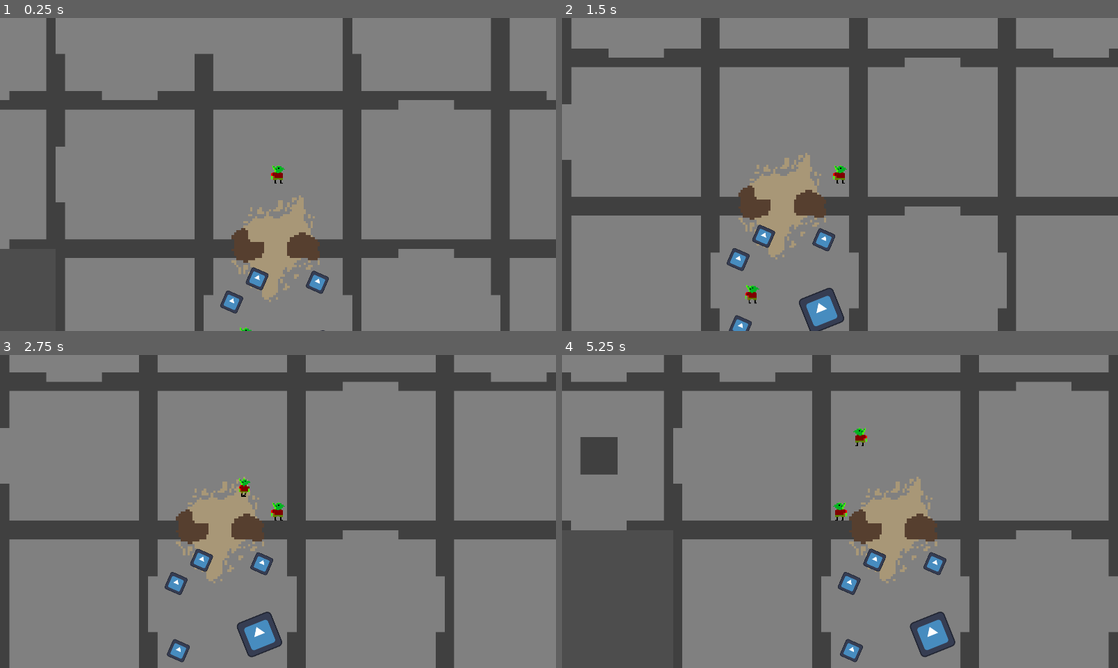
Above: before the commit, frames 1-4 (two rows, left to right).
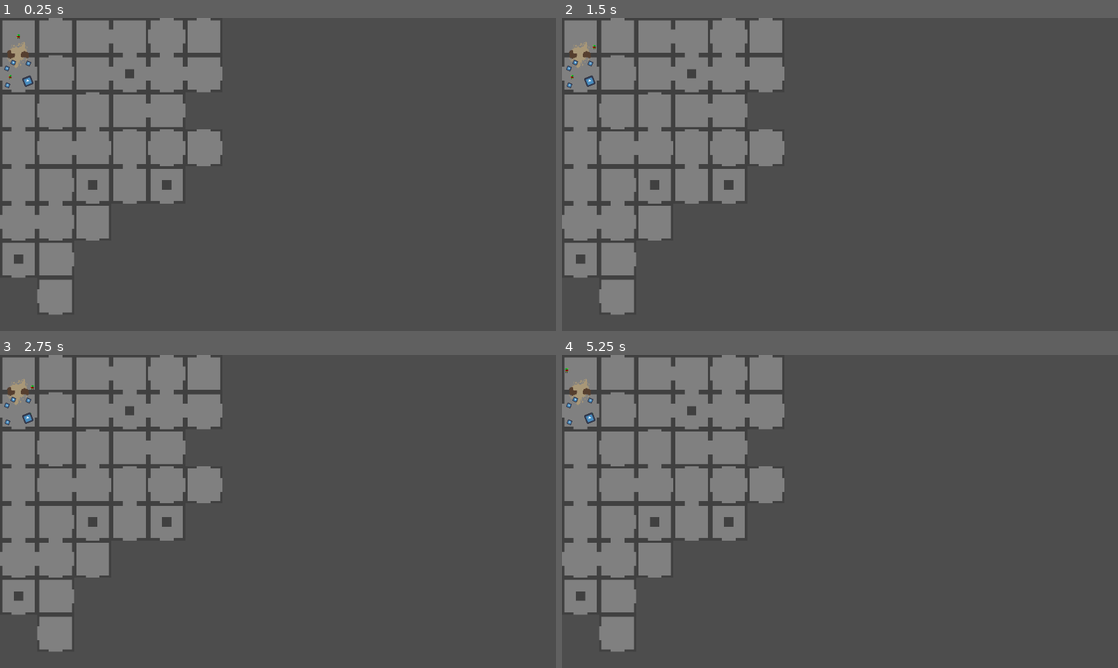
Above: after the commit, the same moments.

Repository: nporposoft/loot-goblin
Game: Godot game, scene res://test_dungeon.tscn
The game is run twice, just before and just after one commit, with the same random seed, the same clock (stepped at 60 frames per second) and the same inputs. The engine's default icon, where the game draws it, is replaced by a stand-in: a white triangle on a blue panel in a dark square.
Inputs (mouse positions are in pixels of both pictures, inside the frame that each line leads up to):
- Up to frame 1 (0.25 s): no input
- Up to frame 2 (1.5 s): tap Enter at 0.5 s; move the mouse to (962, 158) at 0.52 s; hold D (move_right) 0.53-1.28 s; tap Shift (dodge) at 0.6 s; tap Space at 1.25 s; move the mouse to (728, 190) at 1.27 s; hold S (move_down) from 1.28 s (still down); right-click (728, 190) at 1.35 s
- Up to frame 3 (2.75 s): tap Enter at 2 s; move the mouse to (333, 442) at 2.02 s; release S (move_down) at 2.03 s; hold D (move_right) from 2.03 s (still down); click (333, 442) at 2.1 s
- Up to frame 4 (5.25 s): move the mouse to (812, 574) at 2.77 s; release D (move_right) at 2.78 s; hold W (move_up) 2.78-3.53 s; tap Shift (dodge) at 2.85, 5.1 s; move the mouse to (1006, 558) at 3.52 s; hold A (move_left) 3.53-5.03 s; right-click (1006, 558) at 3.6 s; move the mouse to (673, 464) at 4.27 s; click (673, 464) at 4.35 s; tap Space at 5 s; move the mouse to (867, 511) at 5.02 s; hold S (move_down) from 5.03 s (still down)

The runs differ from the first frame. In frame 1, 67% of the frame differs, in the area x 0-100%, y 0-100%; in frame 2, 68%; in frame 3, 69%; in frame 4, 67%.

Commit message:
create follow camera outside goblin

Diff:
--- a/characters/Goblin.tscn
+++ b/characters/Goblin.tscn
@@ -131,9 +131,6 @@
 [node name="CollisionShape2D" type="CollisionShape2D" parent="ReachArea"]
 shape = SubResource("CircleShape2D_7ybme")
 
-[node name="Camera2D" type="Camera2D" parent="."]
-zoom = Vector2(4, 4)
-
 [node name="NavigationAgent2D" type="NavigationAgent2D" parent="."]
 
 [node name="VisionArea" type="Area2D" parent="."]
--- /dev/null
+++ b/src/player/follow_camera.gd
@@ -0,0 +1,20 @@
+class_name FollowCamera
+extends Camera2D
+
+@export var target: Node2D
+@export var follow_strength: float = 0.8
+
+
+func _ready():
+	if target == null:
+		push_error("FollowCamera: Target is not assigned.")
+		return
+
+	position = target.position
+
+
+func _process(_delta: float) -> void:
+	if target == null:
+		return
+
+	position = target.position
Not shown, added: src/player/follow_camera.gd.uid
